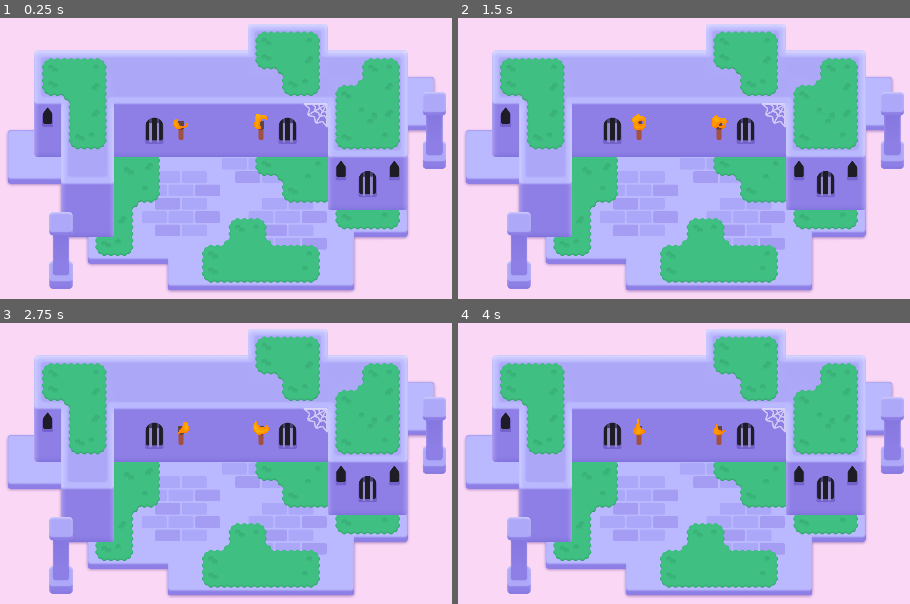
Above: before the commit, frames 1-4 (two rows, left to right).
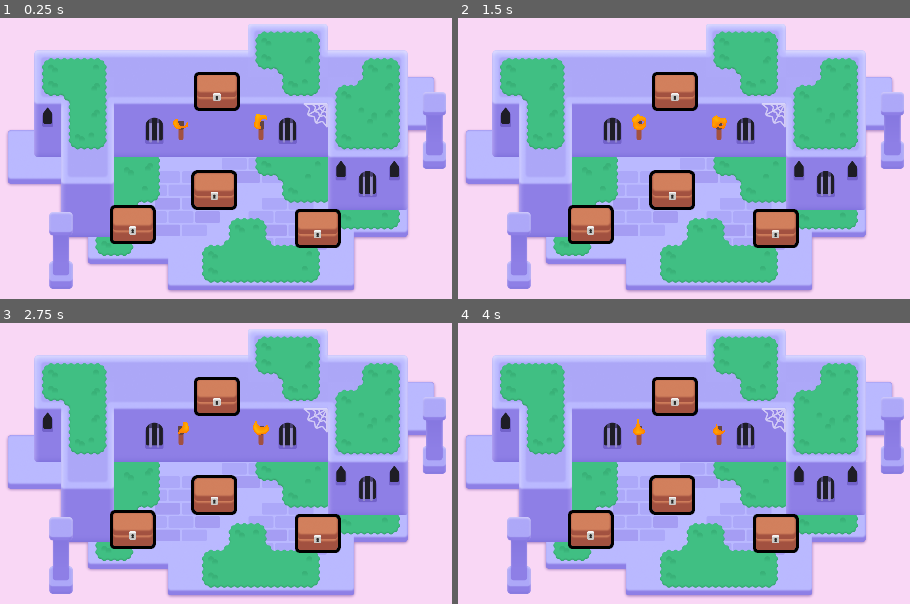
Above: after the commit, the same moments.

Repository: peeryo/2d-GameDev-course
Game: Godot game, scene res://lessons/mini_dungeon.tscn
The game is run twice, just before and just after one commit, with the same random seed, the same clock (stepped at 60 frames per second) and the same inputs.
Inputs (mouse positions are in pixels of both pictures, inside the frame that each line leads up to):
- Up to frame 1 (0.25 s): no input
- Up to frame 2 (1.5 s): tap Enter at 0.5 s; move the mouse to (855, 152) at 0.52 s; press the mouse at (855, 152) at 0.53 s; hold D (move_right) 0.53-1.28 s; tap Space at 0.77 s; move the mouse to (516, 197) at 1.27 s; release the mouse at (516, 197) at 1.28 s; hold S (move_down) from 1.28 s (still down); right-click (516, 197) at 1.35 s; click (516, 197) at 1.42 s
- Up to frame 3 (2.75 s): tap Space at 1.52 s; move the mouse to (302, 382) at 2.02 s; release S (move_down) at 2.03 s; hold D (move_right) from 2.03 s (still down); tap Z at 2.1 s; click (302, 382) at 2.17 s
- Up to frame 4 (4 s): move the mouse to (638, 570) at 2.77 s; release D (move_right) at 2.78 s; hold W (move_up) 2.78-3.53 s; click (638, 570) at 2.85 s; tap Space at 3.02, 3.77 s; move the mouse to (outside the picture) at 3.52 s; hold A (move_left) from 3.53 s (still down); hold Right mouse button (right_click) from 3.53 s (still down); click (outside the picture) at 3.67 s

The runs differ from the first frame. In frame 1, 5.6% of the frame differs, in the area x 24-76%, y 19-82%; in frame 2, 5.6%; in frame 3, 5.6%; in frame 4, 5.6%.

Commit message:
M6L3 completed
I can't get P1 to work, I'll try more at home

Diff:
--- /dev/null
+++ b/M06.looting_workbook/lessons/chest/chest.gd
@@ -0,0 +1,19 @@
+extends Area2D
+
+@onready var canvas_group : CanvasGroup = $CanvasGroup
+
+func _ready() -> void:
+	mouse_entered.connect(_on_mouse_entered)
+	mouse_exited.connect(_on_mouse_exited)
+	canvas_group.material.set_shader_parameter("line_thickness", 3.0)
+
+func _on_mouse_entered() -> void:
+	var tween := create_tween()
+	tween.tween_method(set_outline_thickness, 3.0, 6.0, 0.08)
+
+func _on_mouse_exited() -> void:
+	var tween := create_tween()
+	tween.tween_method(set_outline_thickness, 6.0, 3.0, 0.08)
+
+func set_outline_thickness(new_thickness: float)-> void:
+	canvas_group.material.set_shader_parameter("line_thickness", new_thickness)
--- /dev/null
+++ b/M06.looting_workbook/lessons/chest/chest.tscn
@@ -0,0 +1,41 @@
+[gd_scene load_steps=8 format=3 uid="uid://6550exx3hxcx"]
+
+[ext_resource type="Script" path="res://lessons/chest/chest.gd" id="1_nf35e"]
+[ext_resource type="Texture2D" uid="uid://c3hwsm5ugp8qw" path="res://lessons/chest/bottom.png" id="1_o0pbk"]
+[ext_resource type="Shader" path="res://lessons/chest/group_outline.gdshader" id="1_t156v"]
+[ext_resource type="Texture2D" uid="uid://bnem1cahhoxdk" path="res://lessons/chest/top.png" id="2_s8ft4"]
+[ext_resource type="Texture2D" uid="uid://bu2jin246nel5" path="res://lessons/chest/lock.png" id="3_d5t8w"]
+
+[sub_resource type="RectangleShape2D" id="RectangleShape2D_rr38l"]
+size = Vector2(98, 81)
+
+[sub_resource type="ShaderMaterial" id="ShaderMaterial_2uu8w"]
+resource_local_to_scene = true
+shader = ExtResource("1_t156v")
+shader_parameter/line_color = Color(0, 0, 0, 1)
+shader_parameter/line_thickness = 3.0
+shader_parameter/viewport_scale = Vector2(1, 1)
+
+[node name="Chest" type="Area2D"]
+position = Vector2(2.08165e-12, -23)
+script = ExtResource("1_nf35e")
+metadata/_edit_group_ = true
+
+[node name="CollisionShape2D" type="CollisionShape2D" parent="."]
+position = Vector2(0, -8.5)
+shape = SubResource("RectangleShape2D_rr38l")
+
+[node name="CanvasGroup" type="CanvasGroup" parent="."]
+material = SubResource("ShaderMaterial_2uu8w")
+
+[node name="Bottom" type="Sprite2D" parent="CanvasGroup"]
+position = Vector2(2.08165e-12, -4)
+texture = ExtResource("1_o0pbk")
+
+[node name="Top" type="Sprite2D" parent="CanvasGroup"]
+position = Vector2(2.08165e-12, -20)
+texture = ExtResource("2_s8ft4")
+
+[node name="Lock" type="Sprite2D" parent="CanvasGroup"]
+position = Vector2(2.08165e-12, 4)
+texture = ExtResource("3_d5t8w")
--- a/M06.looting_workbook/lessons/mini_dungeon.tscn
+++ b/M06.looting_workbook/lessons/mini_dungeon.tscn
@@ -6,6 +6,7 @@
 [ext_resource type="Texture2D" uid="uid://c1rgncfgjxefj" path="res://assets/dungeon/pillar.png" id="4_gq228"]
 [ext_resource type="Texture2D" uid="uid://l0y1k1obencd" path="res://assets/dungeon/spider_web.png" id="5_ywba7"]
 [ext_resource type="PackedScene" uid="uid://eundh35r605v" path="res://assets/torch/torch.tscn" id="6_fokey"]
+[ext_resource type="PackedScene" uid="uid://6550exx3hxcx" path="res://lessons/chest/chest.tscn" id="7_ngkfc"]
 
 [sub_resource type="TileSetAtlasSource" id="TileSetAtlasSource_6s4s5"]
 texture = ExtResource("1_sym7n")
@@ -321,3 +322,15 @@
 mouse_filter = 2
 color = Color(0.977546, 0.842183, 0.960847, 1)
 metadata/_edit_lock_ = true
+
+[node name="Chest" parent="." instance=ExtResource("7_ngkfc")]
+position = Vector2(560, 281)
+
+[node name="Chest2" parent="." instance=ExtResource("7_ngkfc")]
+position = Vector2(364, 364)
+
+[node name="Chest3" parent="." instance=ExtResource("7_ngkfc")]
+position = Vector2(808, 373)
+
+[node name="Chest4" parent="." instance=ExtResource("7_ngkfc")]
+position = Vector2(566, 44)
--- a/M06.looting_workbook/practices/L3.P1.hover_the_balloon/balloon_hover.tscn
+++ b/M06.looting_workbook/practices/L3.P1.hover_the_balloon/balloon_hover.tscn
@@ -1,8 +1,8 @@
-[gd_scene load_steps=5 format=3]
+[gd_scene load_steps=5 format=3 uid="uid://mwtomg0i66qx"]
 
-[ext_resource type="Script" path="res://practices/L3.P1.hover_the_balloon/balloon_hover.gd" id="1_vlnte"]
-[ext_resource type="Texture2D" path="res://practices/L3.P1.hover_the_balloon/balloon_tail.png" id="2_vuggf"]
-[ext_resource type="Texture2D" path="res://practices/L3.P1.hover_the_balloon/balloon_top.png" id="3_ora8m"]
+[ext_resource type="Script" path="res://practices/L3.P1.hover_the_balloon/balloon_hover.gd" id="1_r7rat"]
+[ext_resource type="Texture2D" uid="uid://cf487car4l5gm" path="res://practices/L3.P1.hover_the_balloon/balloon_tail.png" id="2_vuggf"]
+[ext_resource type="Texture2D" uid="uid://b1adpk1vpdh7r" path="res://practices/L3.P1.hover_the_balloon/balloon_top.png" id="3_ora8m"]
 
 [sub_resource type="CapsuleShape2D" id="CapsuleShape2D_cs4t6"]
 radius = 47.0
--- a/M06.looting_workbook/practices/L3.P1.hover_the_balloon/hover_the_balloon.tscn
+++ b/M06.looting_workbook/practices/L3.P1.hover_the_balloon/hover_the_balloon.tscn
@@ -1,16 +1,13 @@
-[gd_scene load_steps=3 format=3]
+[gd_scene load_steps=3 format=3 uid="uid://bgdxbgm3hbd4p"]
 
-[ext_resource type="PackedScene" path="res://practices/L3.P1.hover_the_balloon/balloon_hover.tscn" id="1_biewv"]
-[ext_resource type="Script" path="res://practices/L3.P1.hover_the_balloon/balloon_hover.gd" id="2_mo74b"]
+[ext_resource type="PackedScene" uid="uid://bmdplhbajlq3e" path="res://addons/gdquest_practice_framework/practice_solutions/L3.P1.hover_the_balloon/balloon_hover.tscn" id="1_3uwkk"]
+[ext_resource type="Script" path="res://practices/L3.P1.hover_the_balloon/balloon_hover.gd" id="2_ac8jr"]
 
 [node name="HoverTheBalloon" type="Node2D"]
 metadata/_edit_horizontal_guides_ = []
 
-[node name="BalloonHover" type="Area2D" parent="." instance=ExtResource("1_biewv")]
-position = Vector2(960, 540)
-collision_layer = 2
-collision_mask = 0
-script = ExtResource("2_mo74b")
+[node name="BalloonHover" parent="." instance=ExtResource("1_3uwkk")]
+script = ExtResource("2_ac8jr")
 
 [node name="ExtraVisuals" type="Node" parent="."]
 
--- a/M06.looting_workbook/project.godot
+++ b/M06.looting_workbook/project.godot
@@ -16,6 +16,11 @@
 config/features=PackedStringArray("4.2", "Forward Plus")
 config/icon="res://icon_looting.png"
 
+[autoload]
+
+UITestPanel="*res://addons/gdquest_practice_framework/tester/ui_test_panel.tscn"
+Metadata="*res://addons/gdquest_practice_framework/practice_solutions/metadata.gd"
+
 [display]
 
 window/size/viewport_width=1920
@@ -24,6 +29,10 @@
 window/size/window_width_override=1152
 window/size/window_height_override=648
 window/stretch/mode="canvas_items"
+
+[editor_plugins]
+
+enabled=PackedStringArray("res://addons/gdquest_practice_framework/plugin.cfg")
 
 [input]
 
Not shown: 1 places in M06.looting_workbook/lessons/mini_dungeon.tscn that only renumber resources
Not shown: 1 places in M06.looting_workbook/practices/L3.P1.hover_the_balloon/balloon_hover.tscn that only renumber resources
